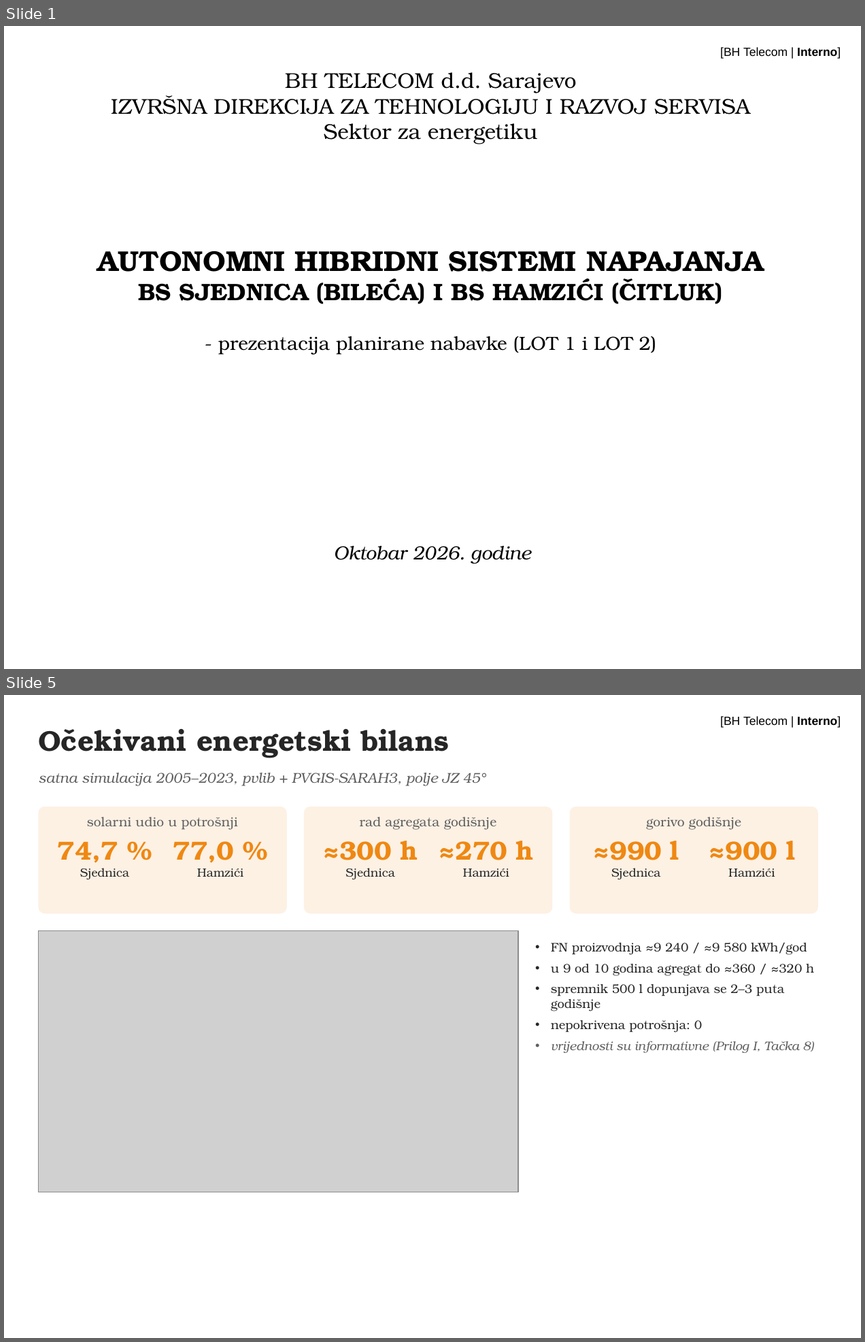
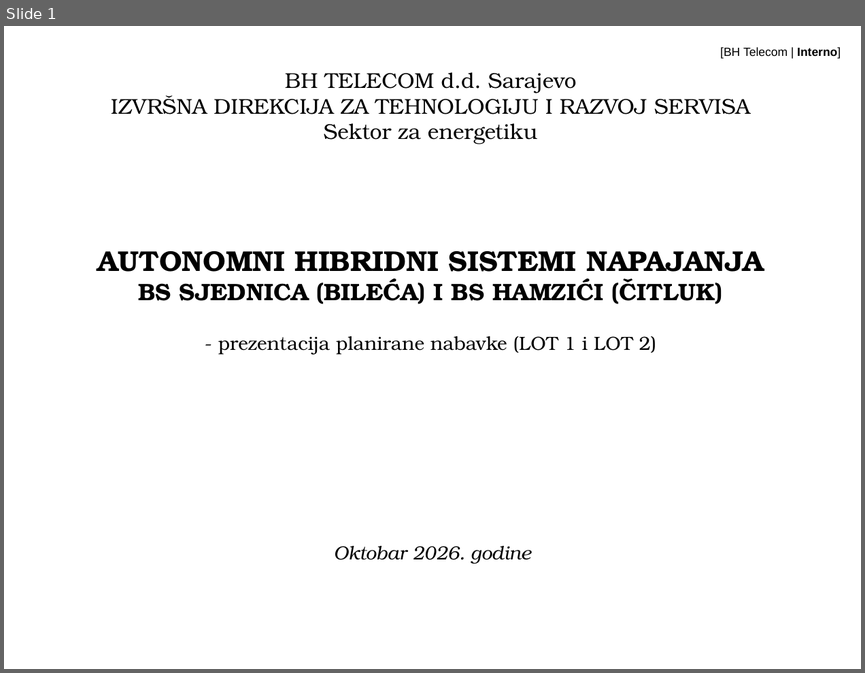
Before and after one commit to ruledicaprio/solar-rfp-engine, a slide deck: rfp-hybrid-solar-td/TD-OUTPUT/5. Prezentacija planirane nabavke - hibridni sistemi BS Sjednica i BS Hamzići.pptx. Shown one above the other, each under a label of ours: slides 1 and 5 before the commit, slide 1 after it; the slides between them are not shown. The pictures are 865x1342 and 865x673 pixels, drawn with LibreOffice and Linux fonts; fonts in the diff are those of the drawing; grey boxes stand for pictures; background and template pictures are left out. Boxes give left, top, right and bottom in pixels: in the first picture for what was removed or moved away, otherwise in the second. Text is boxed around its words. In the diff, an @@ line names an element or a change of style, - is before the commit and + after.

Commit message:
Prezentacija skraćena na 6 slajdova
Naslovni, opis investicije i postojeće stanje, tehničko rješenje i predmet
nabavke, predračunska vrijednost i dinamika, postupak od objave do ugovora,
HVALA NA PAŽNJI. Uslovi za ponuđače, primopredaja i rizici prešli u bilješke.

```diff
--- a/rfp-hybrid-solar-td/TD-OUTPUT/5. Prezentacija planirane nabavke - hibridni sistemi BS Sjednica i BS Hamzići.pptx
+++ b/rfp-hybrid-solar-td/TD-OUTPUT/5. Prezentacija planirane nabavke - hibridni sistemi BS Sjednica i BS Hamzići.pptx
@@ slide 5 removed at [4,695,861,1338], background #FFFFFF; not listed: 1 template element that a slide beside it also shows @@
@@ text removed at [38,729,449,758] @@
-Očekivani energetski bilans
@@ text removed at [38,773,485,786] @@
-satna simulacija 2005–2023, pvlib + PVGIS-SARAH3, polje JZ 45°
@@ rounded rectangle removed at [38,807,287,913] @@
@@ text removed at [87,817,238,830] @@
-solarni udio u potrošnji
@@ rounded rectangle removed at [304,807,552,913] @@
@@ text removed at [360,817,497,830] @@
-rad agregata godišnje
@@ rounded rectangle removed at [570,807,818,913] @@
@@ text removed at [646,817,742,830] @@
-gorivo godišnje
@@ text removed at [58,841,130,879] @@
-74,7 %
-Sjednica
@@ text removed at [173,841,243,877] @@
-77,0 %
-Hamzići
@@ text removed at [322,841,418,879] @@
-≈300 h
-Sjednica
@@ text removed at [438,841,534,877] @@
-≈270 h
-Hamzići
@@ text removed at [592,841,679,879] @@
-≈990 l
-Sjednica
@@ text removed at [708,841,795,877] @@
-≈900 l
-Hamzići
@@ picture removed at [38,930,518,1192] @@
@@ text removed at [551,943,814,1053] @@
-• FN proizvodnja ≈9 240 / ≈9 580 kWh/god
-• u 9 od 10 godina agregat do ≈360 / ≈320 h
-• spremnik 500 l dopunjava se 2–3 puta godišnje
-• nepokrivena potrošnja: 0
-• vrijednosti su informativne (Prilog I, Tačka 8)
```
Also in this commit, not shown: 1 slide changed, 2 slides added, 10 other slides removed, 1 other file.
